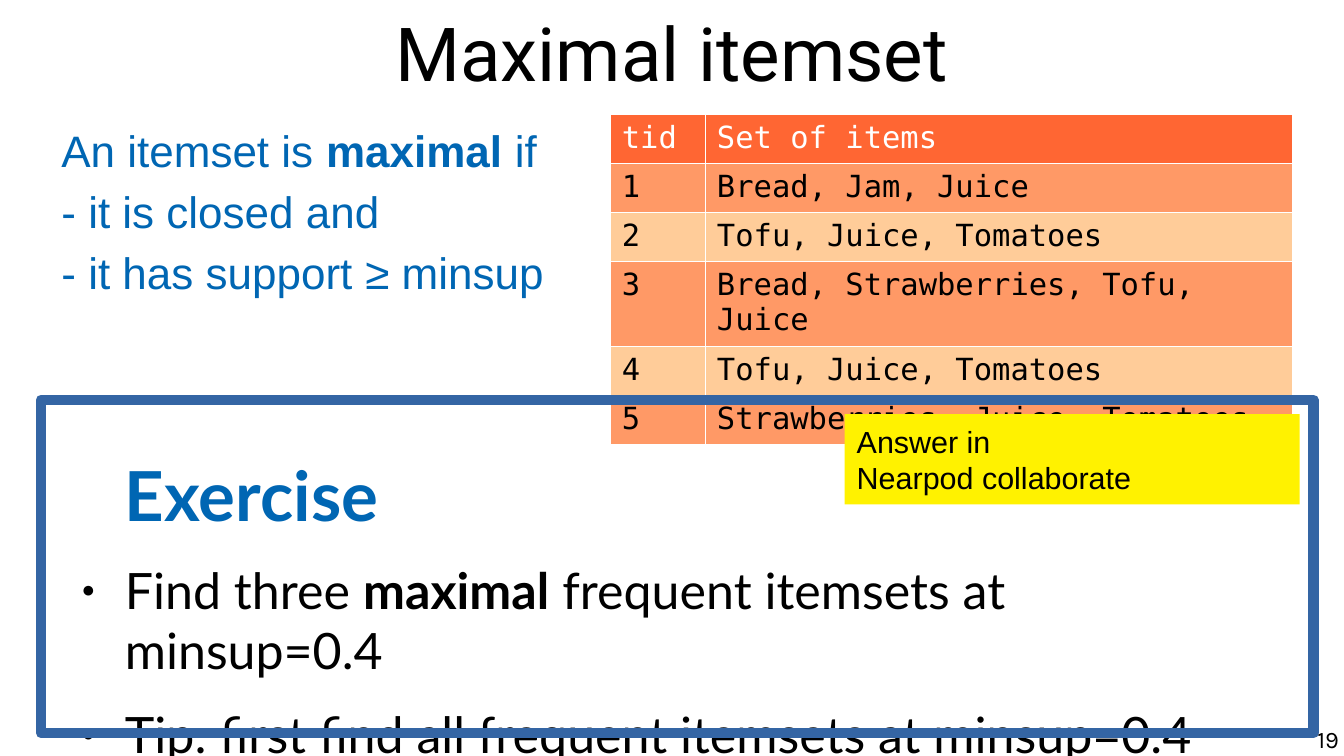
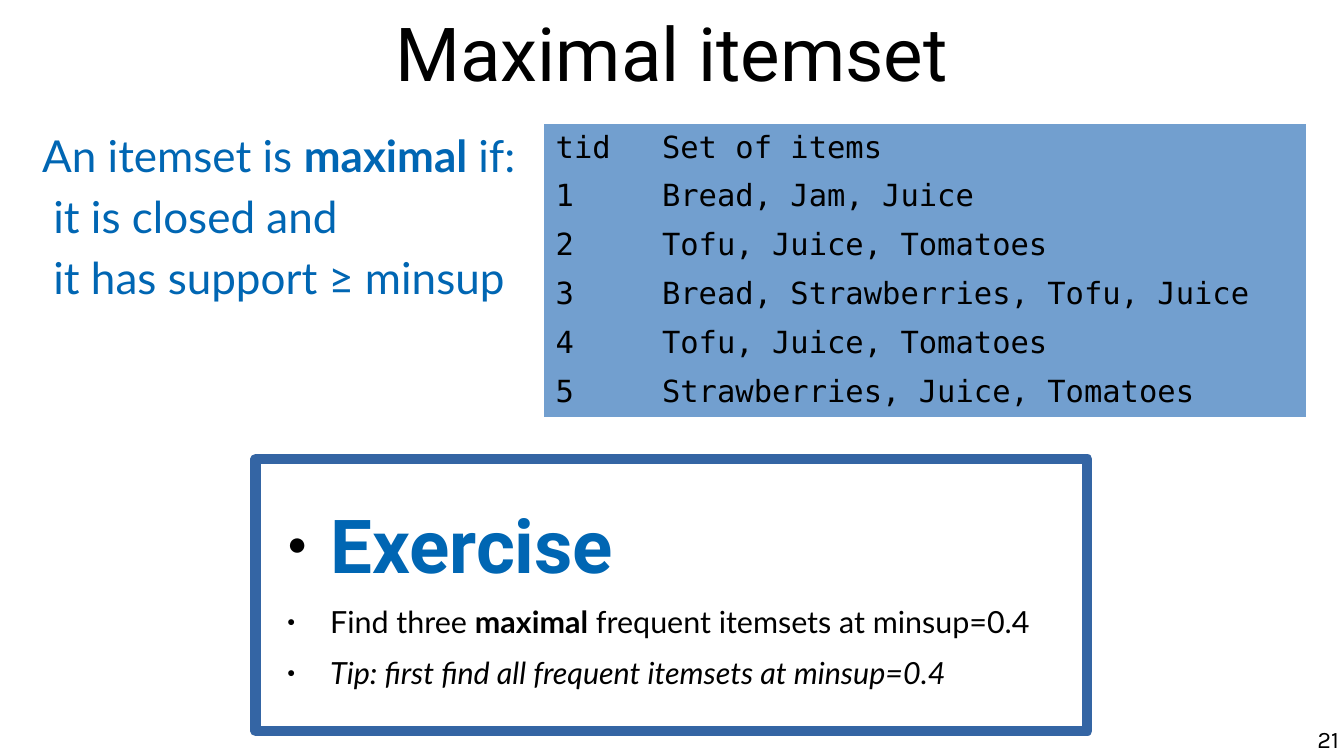
Before and after one commit to chatox/data-mining-course, a slide deck: slide 21 of theory/odp/tt11_itemsets.odp (slide 19 before the commit). Drawn at 1344x756 pixels with LibreOffice and Linux fonts; fonts in the diff are those of the drawing. Boxes give left, top, right and bottom in pixels: in the first picture for what was removed or moved away, otherwise in the second. Text is boxed around its words. In the diff, an @@ line names an element or a change of style, - is before the commit and + after.

```diff
--- a/theory/odp/tt11_itemsets.odp
+++ b/theory/odp/tt11_itemsets.odp
@@ text at bbox=[42, 139, 515, 302]: text changed; font Arial to Lato @@
-An itemset is maximal if
-- it is closed and
-- it has support ≥ minsup
+An itemset is maximal if:
+it is closed and
+it has support ≥ minsup
@@ table at bbox=[544, 124, 1306, 412] @@
@@ fill #FF6633 to #729FCF in row 1 @@
@@ fill #FF9966 to #729FCF in 6 cells @@
@@ fill #FFCC99 to #729FCF in 4 cells @@
@@ text colour #FFFFFF to #000000 in "tid", "Set of items" @@
@@ borders changed @@
@@ table: place and size @@
-table at bbox=[610, 115, 1292, 439]
+table at bbox=[544, 124, 1306, 412]
@@ rectangle removed at bbox=[41, 400, 1315, 734] @@
@@ rectangle removed at bbox=[845, 415, 1300, 505] @@
-Answer in
-Nearpod collaborate
@@ rectangle "Exercise": place and size @@
-rectangle "Exercise" at bbox=[125, 470, 1191, 756]
+rectangle "Exercise" at bbox=[256, 460, 1088, 732]
@@ rectangle "Exercise" at bbox=[256, 460, 1088, 732]: size 40.7 to 44 pt, font Lato to Roboto in "Exercise"; size 29.6 to 18 pt; italic on in "Tip: first find all frequent itemsets at ..."; bullet none to ●; less space between paragraphs; vertical alignment top to middle; outline none to #3465A4 6.01 pt @@
@@ page number at bbox=[1317, 733, 1339, 748]: text changed @@
-19
+21
```
Also in this commit, not shown: 17 other slides changed, 3 slides added, 2 other files.
